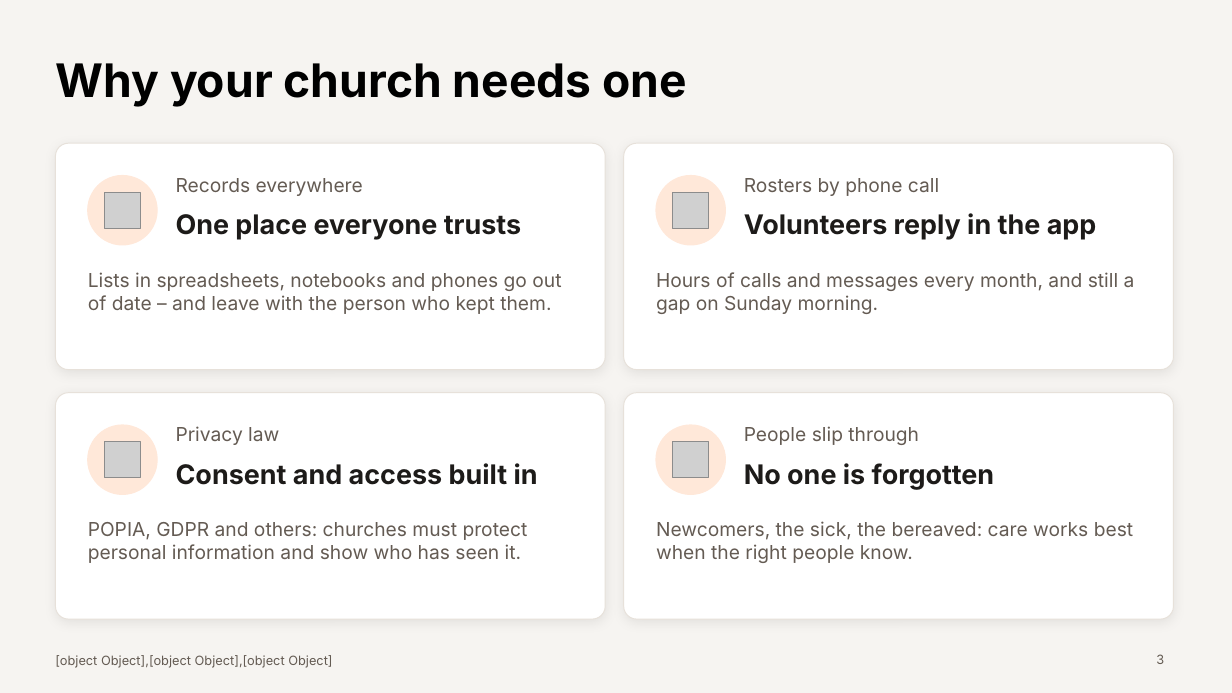
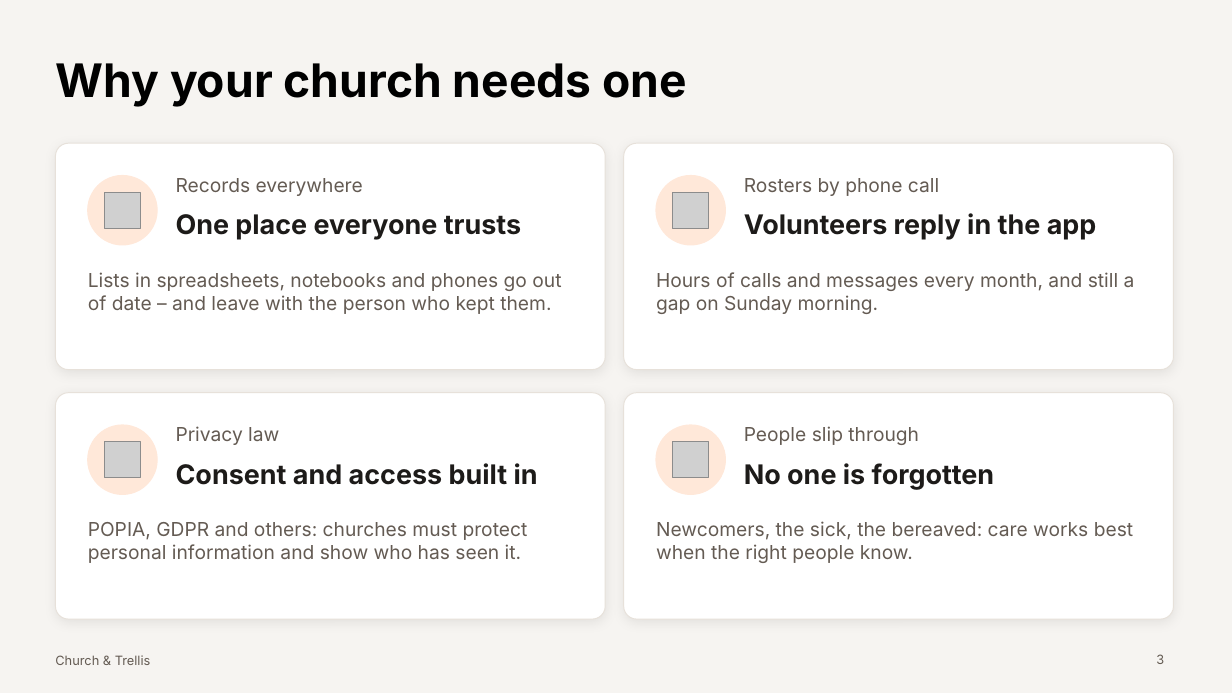
Before and after one commit to pian1966/church-hub, a slide deck: slide 3 of docs/presentation/church-and-trellis-presentation.pptx. Drawn at 1232x693 pixels with LibreOffice and Linux fonts; fonts in the diff are those of the drawing; grey boxes stand for pictures. Boxes give left, top, right and bottom in pixels: in the first picture for what was removed or moved away, otherwise in the second. Text is boxed around its words. In the diff, an @@ line names an element or a change of style, - is before the commit and + after.

```diff
--- a/docs/presentation/church-and-trellis-presentation.pptx
+++ b/docs/presentation/church-and-trellis-presentation.pptx
@@ text at (55,655,151,665): text changed @@
-[object Object],[object Object],[object Object]
+Church & Trellis
```
Also in this commit, not shown: 14 other slides changed, 1 other file.
